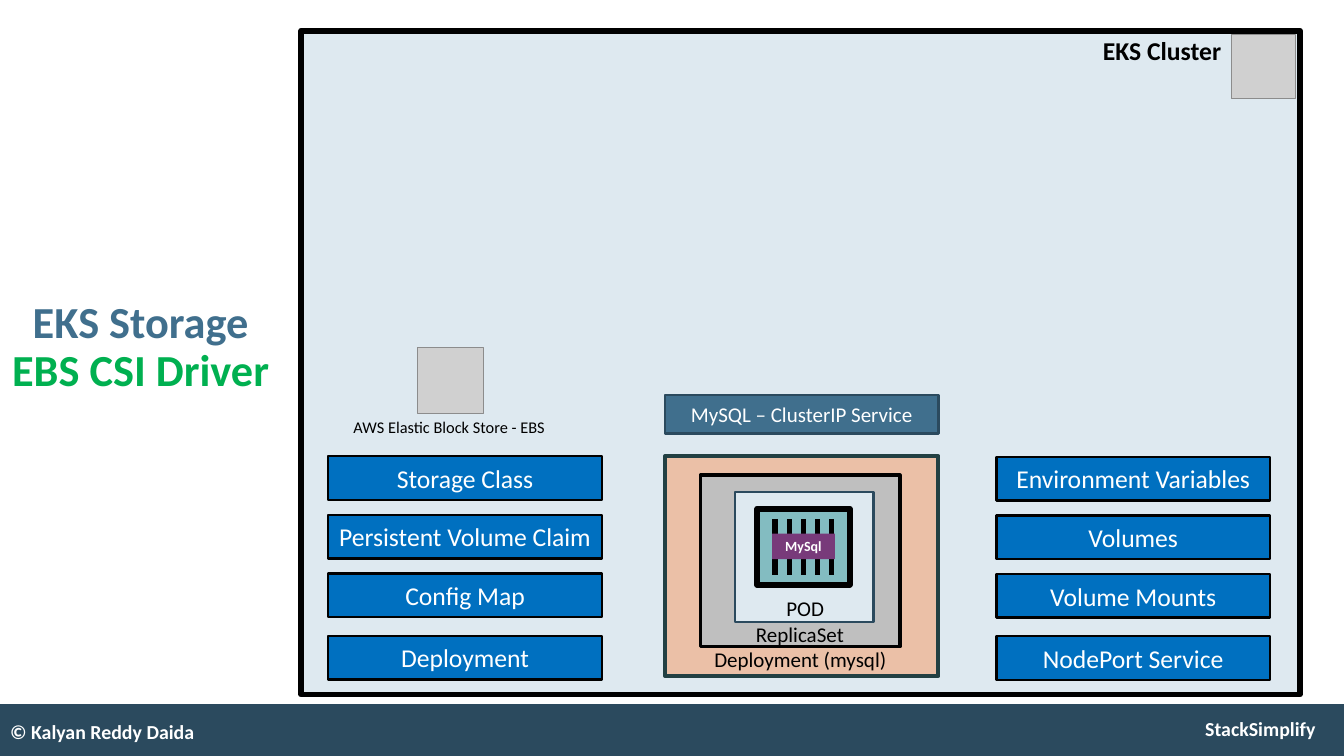
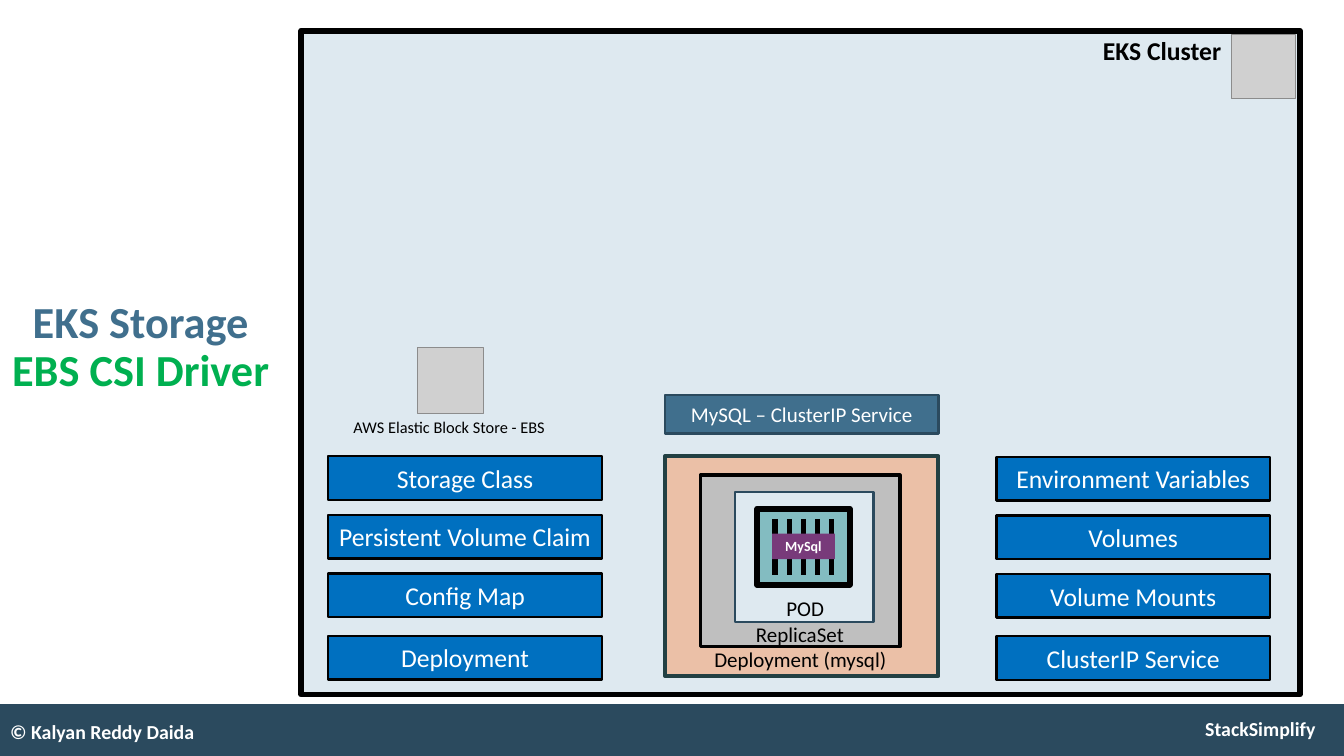
Before and after one commit to stacksimplify/aws-eks-kubernetes-masterclass, a slide deck: slide 55 of presentation/AWS-Fargate-and-EKS-Masterclass.pptx. Drawn at 1344x756 pixels with LibreOffice and Linux fonts; fonts in the diff are those of the drawing; grey boxes stand for pictures. Boxes give left, top, right and bottom in pixels: in the first picture for what was removed or moved away, otherwise in the second. Text is boxed around its words. In the diff, an @@ line names an element or a change of style, - is before the commit and + after.

```diff
--- a/presentation/AWS-Fargate-and-EKS-Masterclass.pptx
+++ b/presentation/AWS-Fargate-and-EKS-Masterclass.pptx
@@ text in rectangle at (1047, 650, 1220, 669): text changed @@
-NodePort Service
+ClusterIP Service
```
Also in this commit, not shown: 3 other slides changed, 3 other files.
